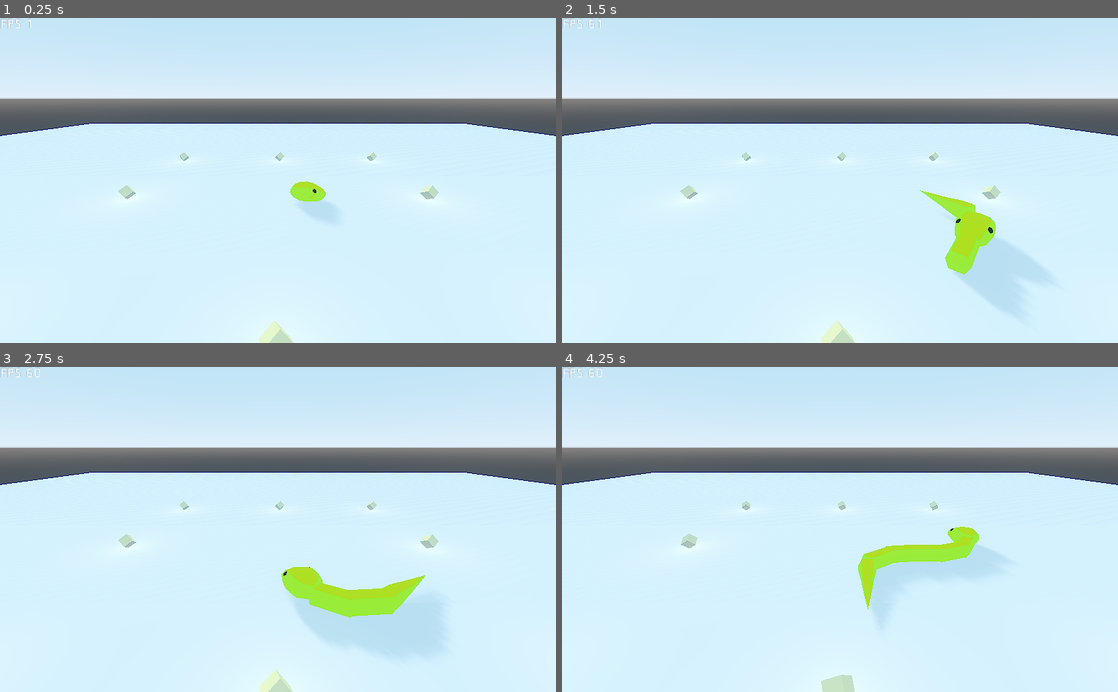
Above: before the commit, frames 1-4 (two rows, left to right).
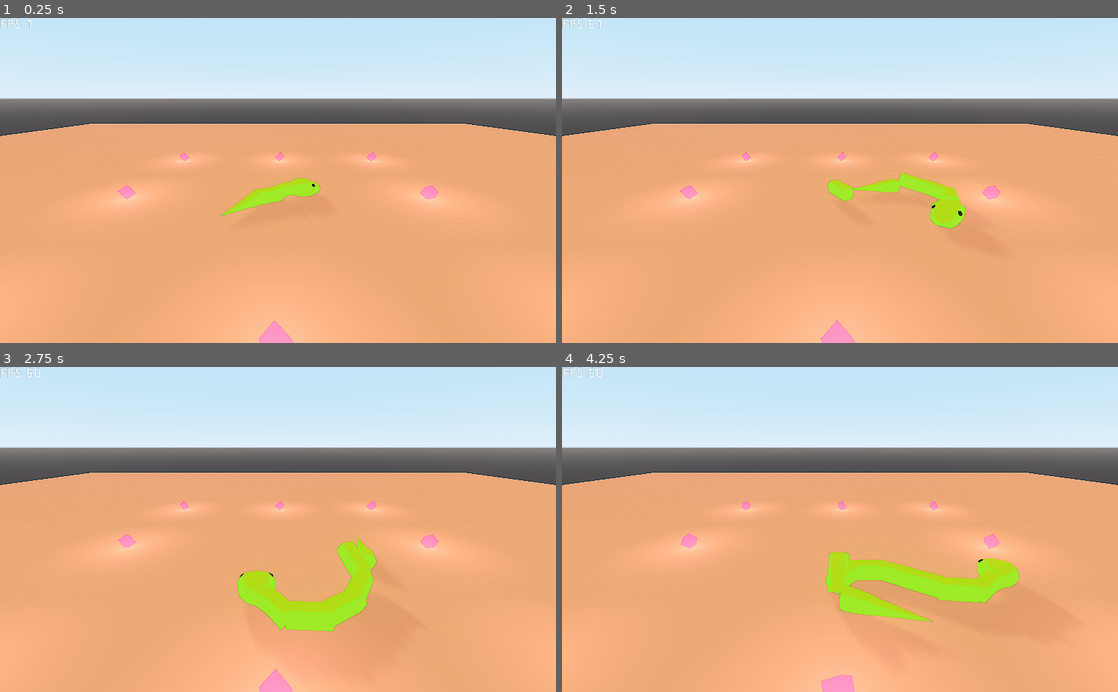
Above: after the commit, the same moments.

Repository: shinpansen/GodotSnake
Game: Godot game, scene res://Main.tscn
Same seed, same stepped clock (60 frames per second), same inputs: the game is played once before the commit and once after it.
Inputs:
- Up to frame 1 (0.25 s): no input
- Up to frame 2 (1.5 s): hold Right (ui_right) 0.53-1.28 s; tap Space (ui_space) at 0.6, 1.35 s; hold Down (ui_down) from 1.28 s (still down)
- Up to frame 3 (2.75 s): release Down (ui_down) at 2.03 s; hold Right (ui_right) from 2.03 s (still down); tap Space (ui_space) at 2.1 s
- Up to frame 4 (4.25 s): tap Space (ui_space) at 2.85, 3.6 s; release Right (ui_right) at 3.53 s; hold Left (ui_left) from 3.53 s (still down)

The runs differ from the first frame. In frame 1, 67% of the frame differs, in the area x 0-100%, y 32-100%; in frame 2, 67%; in frame 3, 67%; in frame 4, 67%.
Error in both runs: Invalid get index 'transform' (on base: 'null instance'). (res://Scripts/Spatial/camera.gd:11)

Commit message:
small refacto

Diff:
--- a/Main.tscn
+++ b/Main.tscn
@@ -6,6 +6,14 @@
 [ext_resource path="res://Scripts/Spatial/camera.gd" type="Script" id=4]
 
 [sub_resource type="CubeMesh" id=1]
+
+[sub_resource type="SpatialMaterial" id=4]
+albedo_color = Color( 0.760784, 0.603922, 0.333333, 1 )
+emission_enabled = true
+emission = Color( 0.431373, 0.0862745, 0.0862745, 1 )
+emission_energy = 3.06
+emission_operator = 0
+emission_on_uv2 = false
 
 [sub_resource type="BoxShape" id=3]
 
@@ -30,16 +38,17 @@
 layers = 4
 mesh = SubResource( 1 )
 skeleton = NodePath("../..")
+material/0 = SubResource( 4 )
 
 [node name="CollisionShape" type="CollisionShape" parent="Ground"]
 transform = Transform( 20, 0, 0, 0, 0.5, 0, 0, 0, 20, 0, -0.5, 0 )
 shape = SubResource( 3 )
 
 [node name="Snake" parent="." instance=ExtResource( 1 )]
-transform = Transform( -4.37114e-08, 0, 1, 0, 1, 0, -1, 0, -4.37114e-08, 0, 0, 0 )
+transform = Transform( -0.407183, 0, 0.913347, 0, 1, 0, -0.913347, 0, -0.407183, 0, 0, 0 )
 snake_speed = 8.0
-rotation_speed = 3.0
-bodies_gap = 0.8
+rotation_speed = 3.5
+bodies_gap = 0.78
 
 [node name="Pickups" type="Spatial" parent="."]
 
--- a/Pick Ups/Scenes/pickup_grow.tscn
+++ b/Pick Ups/Scenes/pickup_grow.tscn
@@ -6,7 +6,8 @@
 
 [sub_resource type="SpatialMaterial" id=2]
 flags_transparent = true
-albedo_color = Color( 1, 0.968627, 0.478431, 0.705882 )
+flags_unshaded = true
+albedo_color = Color( 1, 0, 0.843137, 0.529412 )
 
 [sub_resource type="SphereShape" id=3]
 
@@ -24,7 +25,7 @@
 
 [node name="OmniLight" type="OmniLight" parent="."]
 transform = Transform( 1, 0, 0, 0, 1, 0, 0, 0, 1, 0, 0.637534, 0 )
-light_color = Color( 1, 0.941176, 0, 1 )
-light_energy = 0.25
+light_color = Color( 1, 0.65098, 0.988235, 1 )
+light_energy = 2.0
 
 [connection signal="body_entered" from="." to="." method="_on_body_entered"]
--- a/Pick Ups/Scripts/pickup_base.gd
+++ b/Pick Ups/Scripts/pickup_base.gd
@@ -7,6 +7,6 @@
 
 
 func _on_body_entered(body):
-	if body.has_method("snake_add_new_body"):
-		body.snake_add_new_body(transform.origin)
+	if body.has_method("add_new_body"):
+		body.add_new_body(transform.origin)
 		queue_free()
--- a/Snake/Models/snake_skin.tres
+++ /dev/null
@@ -1,4 +0,0 @@
-[gd_resource type="SpatialMaterial" format=2]
-
-[resource]
-albedo_color = Color( 0.34902, 1, 0.756863, 1 )
--- a/Snake/Models/snake_skin_transparent.tres
+++ /dev/null
@@ -1,5 +0,0 @@
-[gd_resource type="SpatialMaterial" format=2]
-
-[resource]
-flags_transparent = true
-albedo_color = Color( 0.34902, 1, 0.756863, 0.392157 )
--- a/Snake/Scenes/snake_body.tscn
+++ b/Snake/Scenes/snake_body.tscn
@@ -1,10 +1,7 @@
-[gd_scene load_steps=6 format=2]
+[gd_scene load_steps=4 format=2]
 
-[ext_resource path="res://Snake/Models/snake_skin.tres" type="Material" id=1]
 [ext_resource path="res://Snake/Scripts/snake_body.gd" type="Script" id=2]
 [ext_resource path="res://Snake/Assets/InheritedScenes/snake_body.tscn" type="PackedScene" id=3]
-
-[sub_resource type="CubeMesh" id=1]
 
 [sub_resource type="BoxShape" id=4]
 
@@ -13,18 +10,12 @@
 collision_mask = 0
 script = ExtResource( 2 )
 
-[node name="MeshInstance" type="MeshInstance" parent="."]
-transform = Transform( -4.37114e-08, 0, 0.8, 0, 0.4, 0, -1, 0, -3.49691e-08, 0, 0.4, 0 )
-visible = false
-mesh = SubResource( 1 )
-material/0 = ExtResource( 1 )
-
 [node name="Area" type="Area" parent="."]
-transform = Transform( 0.6, 0, 0, 0, 1, 0, 0, 0, 0.9, 0, 0.4, 0 )
+transform = Transform( 0.6, 0, 0, 0, 1, 0, 0, 0, 0.85, 0, 0.410374, 0 )
 
 [node name="CollisionShape" type="CollisionShape" parent="Area"]
 transform = Transform( -4.37114e-08, 0, 0.8, 0, 0.4, 0, -1, 0, -3.49691e-08, 0, 0, 0 )
 shape = SubResource( 4 )
 
 [node name="Model" parent="." instance=ExtResource( 3 )]
-transform = Transform( 1, 0, 0, 0, 1, 0, 0, 0, 1, 0, 0.40915, 0.019179 )
+transform = Transform( -1, 0, -8.74228e-08, 0, 1, 0, 8.74228e-08, 0, -1, 0, 0.407461, 0.025 )
--- /dev/null
+++ b/Snake/Scenes/snake_body_first.tscn
@@ -0,0 +1,21 @@
+[gd_scene load_steps=4 format=2]
+
+[ext_resource path="res://Snake/Assets/InheritedScenes/snake_body_first.tscn" type="PackedScene" id=1]
+[ext_resource path="res://Snake/Scripts/snake_body.gd" type="Script" id=2]
+
+[sub_resource type="BoxShape" id=4]
+
+[node name="SnakeBody" type="KinematicBody"]
+collision_layer = 0
+collision_mask = 0
+script = ExtResource( 2 )
+
+[node name="Area" type="Area" parent="."]
+transform = Transform( 0.6, 0, 0, 0, 1, 0, 0, 0, 0.85, 0, 0.689221, 0 )
+
+[node name="CollisionShape" type="CollisionShape" parent="Area"]
+transform = Transform( -4.37114e-08, 0, 0.8, 0, 0.4, 0, -1, 0, -3.49691e-08, 0, -0.281292, 0.105296 )
+shape = SubResource( 4 )
+
+[node name="Model" parent="." instance=ExtResource( 1 )]
+transform = Transform( -1, 0, -8.74228e-08, -1.94993e-08, 0.974808, 0.223046, 8.52204e-08, 0.223046, -0.974808, 0, 0.54094, 0.104138 )
--- a/Snake/Scenes/snake_head.tscn
+++ b/Snake/Scenes/snake_head.tscn
@@ -1,6 +1,5 @@
-[gd_scene load_steps=8 format=2]
+[gd_scene load_steps=6 format=2]
 
-[ext_resource path="res://Snake/Models/snake_skin.tres" type="Material" id=1]
 [ext_resource path="res://Snake/Scripts/snake_head.gd" type="Script" id=2]
 [ext_resource path="res://Snake/Assets/InheritedScenes/snake_head.tscn" type="PackedScene" id=3]
 
@@ -10,8 +9,6 @@
 albedo_color = Color( 0.917647, 0.603922, 0.87451, 1 )
 
 [sub_resource type="BoxShape" id=1]
-
-[sub_resource type="CubeMesh" id=7]
 
 [node name="Snake" type="KinematicBody"]
 script = ExtResource( 2 )
@@ -36,11 +33,5 @@
 transform = Transform( -2.62268e-08, 0, 1, 0, 0.5, 0, -0.6, 0, -4.37114e-08, 0, 0.5, 0.6 )
 shape = SubResource( 1 )
 
-[node name="MeshInstance" type="MeshInstance" parent="."]
-transform = Transform( 1, 0, 0, 0, 0.5, 0, 0, 0, 1, 0, 0.5, 0 )
-visible = false
-mesh = SubResource( 7 )
-material/0 = ExtResource( 1 )
-
 [node name="Model" parent="." instance=ExtResource( 3 )]
 transform = Transform( 1, 0, 0, 0, 1, 0, 0, 0, 1, 0, 0.567217, 0 )
--- a/Snake/Scenes/snake_tail.tscn
+++ b/Snake/Scenes/snake_tail.tscn
@@ -1,22 +1,12 @@
-[gd_scene load_steps=5 format=2]
+[gd_scene load_steps=3 format=2]
 
-[ext_resource path="res://Snake/Models/snake_skin.tres" type="Material" id=1]
 [ext_resource path="res://Snake/Scripts/snake_body.gd" type="Script" id=2]
 [ext_resource path="res://Snake/Assets/InheritedScenes/snake_tail.tscn" type="PackedScene" id=3]
 
-[sub_resource type="PrismMesh" id=5]
-
 [node name="SnakeTail" type="KinematicBody"]
-transform = Transform( 1, 0, 0, 0, 1, 0, 0, 0, 1, 0, 0.362183, 0 )
 collision_layer = 0
 collision_mask = 0
 script = ExtResource( 2 )
 
-[node name="MeshInstance" type="MeshInstance" parent="."]
-transform = Transform( -0.8, 8.74228e-08, 1.52855e-15, 0, -4.37114e-08, 0.4, 6.99382e-08, 1, 1.74846e-08, 0, 0.4, 0 )
-visible = false
-mesh = SubResource( 5 )
-material/0 = ExtResource( 1 )
-
 [node name="Model" parent="." instance=ExtResource( 3 )]
-transform = Transform( -1, 0, -8.74228e-08, 0, 1, 0, 8.74228e-08, 0, -1, 0, 0.335487, 0 )
+transform = Transform( -1, 0, -8.74228e-08, 0, 1, 0, 8.74228e-08, 0, -1, 0, 0.368, 0 )
--- a/Snake/Scripts/snake.gd
+++ /dev/null
@@ -1,86 +0,0 @@
-class_name SnakeComponent
-extends KinematicBody
-
-export (PackedScene) var SnakeHead
-export (PackedScene) var SnakeBody
-
-var _bodies_list = []
-var _positions_history = []
-var _nb_bodies: int = 1
-var _bodies_distance: float = 2.5
-var _rotation_speed: float = 4
-var _moving_speed: float = 10
-var _tick_count: int = 0
-var _tick_time: float = 1000/60
-
-onready var _tick_start: int = OS.get_ticks_msec()
-onready var _main_node: Spatial = get_tree().root.get_child(0)
-
-
-func test_si_c_bien():
-	print("est ce que le gdscript c'est pas si mal finalement ?")
-
-func _ready():
-	self.add_child(SnakeHead.instance())
-	pass
-
-func _physics_process(delta):
-	#delta
-	if Input.is_action_pressed("ui_down"):
-		delta /= 4
-
-	#Tick
-	_tick_count = OS.get_ticks_msec() - _tick_start
-
-	#Bodies init
-	if _bodies_list.size() < _nb_bodies:
-		for n in range(_bodies_list.size(), _nb_bodies):
-			pass
-#			_snake_body.SnakeHead = SnakeHead
-#			_snake_body.transform.origin = Vector3(-1, 0, -1)
-#			_main_node.add_child(_snake_body)
-#			_bodies_list.append(SnakeBody.instance())
-#			_main_node.add_child(_bodies_list[n])
-
-	#Rotation
-	var input_h = Input.get_action_strength("ui_left") - Input.get_action_strength("ui_right")
-	if input_h != 0:
-		rotate(Vector3(0, input_h, 0).normalized(), _rotation_speed * delta)
-
-	#Adding body
-	if Input.is_action_just_pressed("ui_space"):
-		_nb_bodies += 1
-
-	#Tick
-	if _tick_count >= _tick_time:
-		_tick_count = 0
-		_tick_start = OS.get_ticks_msec()
-		_positions_history.push_front(transform)
-
-	#Moving head
-	move_and_collide(transform.basis.x * _moving_speed * delta)
-	return
-	#Moving bodies
-	var index: int = 1
-	for n in _bodies_list.size():
-		var pos: Transform
-		var pos_previous: Transform
-		var dist: float = 0
-		while (index < _positions_history.size() and dist < _bodies_distance):
-			pos_previous = _positions_history[index-1]
-			pos = _positions_history[index]
-			dist += pos_previous.origin.distance_to(pos.origin)
-			index += 1
-
-		if dist > _bodies_distance:
-			var dist_ratio: float = (dist - _bodies_distance) / abs(pos_previous.origin.distance_to(pos.origin))
-			pos.origin = pos.origin.move_toward(pos_previous.origin, dist_ratio)
-
-		var to_target = Vector3(pos.origin - _bodies_list[n].transform.origin)
-		_bodies_list[n].transform = _bodies_list[n].transform.looking_at(pos.origin, Vector3.UP)
-		_bodies_list[n].move_and_collide(to_target * _moving_speed * 1.5 * delta)
-#		_bodies_list[n].transform.origin = pos.origin
-#		_bodies_list[n].transform.basis = pos.basis
-
-	#Clearing position history
-	_positions_history.pop_at(index)
--- a/Snake/Scripts/snake_body.gd
+++ b/Snake/Scripts/snake_body.gd
@@ -1,9 +1,8 @@
 class_name SnakeBody extends SnakeBase
 
-export(Resource) var parent_body
+var parent_body: SnakeBase = null
 var temp_body: SnakeBase = null
 var distance_to_parent: float = 2
-var n: String = ""
 
 var _start_position: Vector3
 var _start_animation_finised: bool = false
@@ -12,13 +11,12 @@
 var _stepping_back_init_pos: Vector3
 
 
-func init(start_pos: Vector3, parent: SnakeBase, gap: float, play_animation, na):
+func init(start_pos: Vector3, parent: SnakeBase, gap: float, play_animation):
 	transform.origin = start_pos
 	parent_body = parent
 	distance_to_parent = gap
 	_start_position = start_pos
 	_start_animation_finised = !play_animation
-	n = na
 
 
 func has_finished_animation(pos: Vector3) -> bool:
@@ -61,7 +59,7 @@
 func _play_stepping_back_animation(delta):
 	var dist = transform.origin.distance_to(_stepping_back_init_pos)
 	if dist < _stepping_back_dist:
-		move_and_collide(transform.basis.z * moving_speed / 1.5 * delta)
+		move_and_collide(transform.basis.z * moving_speed * delta)
 	else:
 		_stepping_back = false
 
@@ -81,10 +79,11 @@
 		var dist_ratio: float = (dist - distance_to_parent) / abs(pos_previous.origin.distance_to(pos.origin))
 		pos.origin = pos.origin.move_toward(pos_previous.origin, dist_ratio)
 
-	var look_at_vector = Vector3(pos.origin.x, transform.origin.y, pos.origin.z)
-	transform = transform.looking_at(look_at_vector, Vector3.UP)
+#	var look_at_vector = Vector3(pos.origin.x, transform.origin.y, pos.origin.z)
+#	transform = transform.looking_at(look_at_vector, Vector3.UP)
 	var to_target = Vector3(pos.origin - transform.origin)
 	move_and_collide(to_target * moving_speed * delta)
+	look_at(pos.origin, Vector3.UP)
 
 	#Clearing position history
 	parent_body.positions_history.pop_at(i)
@@ -94,5 +93,6 @@
 	if (temp_body != null and temp_body.has_finished_animation(transform.origin)):
 		var mesh = node_tools.get_node_type(get_children(), MeshInstance)
 #		mesh.set_surface_material(0, materials[0])
+		get_node("Model").visible = true
 		temp_body.queue_free()
 		temp_body = null
--- a/Snake/Scripts/snake_head.gd
+++ b/Snake/Scripts/snake_head.gd
@@ -3,9 +3,11 @@
 export(float, 1, 50) var snake_speed = 10
 export(float, 1, 10) var rotation_speed = 4
 export(float, 0, 20) var bodies_gap = 2
+export(int, 0, 20) var nb_bodies = 2
 
 const parts_scenes: Array = [
 	preload("res://Snake/Scenes/snake_tail.tscn"),
+	preload("res://Snake/Scenes/snake_body_first.tscn"),
 	preload("res://Snake/Scenes/snake_body.tscn"),
 ]
 
@@ -13,48 +15,65 @@
 var _bodies_list = []
 
 
+func add_new_body(pos: Vector3, anim: bool = true):
+	if _snake_tail == null:
+		_snake_tail = _get_new_body(pos, anim, true)
+		root.add_child(_snake_tail)
+	else:
+		var tra = _get_last_body().transform
+		var snake_body = _get_new_body(tra.origin + tra.basis.z * 3 if anim else pos, false, !anim)
+		_snake_tail.parent_body = snake_body
+		_snake_tail.step_back(bodies_gap)
+		if anim:
+			var temp_body = _get_new_body(pos, true, true)
+			snake_body.temp_body = temp_body
+			root.add_child(temp_body)
+		_bodies_list.append(snake_body)
+		root.add_child(snake_body)
+
+
 func _ready():
 	moving_speed = snake_speed
 
 
 func _physics_process(delta):
+	_init_snake()
+	_handle_inputs(delta)
+	move_and_collide(transform.basis.z * moving_speed * delta)
 
+	#TEST
 	if Input.is_action_pressed("ui_down"):
 		delta /= 4
+	if Input.is_action_just_pressed("ui_space"):
+		add_new_body(Vector3.ZERO)
 
-	move_and_collide(transform.basis.z * moving_speed * delta)
 
+func _init_snake():
+	if _snake_tail != null:
+		return
+	add_new_body(transform.origin - transform.basis.z * bodies_gap * (nb_bodies+1), false) #Tail
+	for i in range(0, nb_bodies):
+		add_new_body(transform.origin - transform.basis.z * bodies_gap * (i+1), false)
+
+
+func _handle_inputs(delta):
 	var input_h = Input.get_action_strength("ui_left") - Input.get_action_strength("ui_right")
 	if input_h != 0:
 		rotate(Vector3.UP * input_h, rotation_speed * delta)
 
-	#test
-	if Input.is_action_just_pressed("ui_space"):
-		snake_add_new_body(Vector3.ZERO)
+
+func _get_new_body(pos: Vector3, animation: bool, visible: bool) -> Node:
+	var scene = parts_scenes[_get_new_body_scene_id()].instance()
+	scene.get_node("Model").visible = visible
+	scene.init(pos, _get_last_body(), bodies_gap, animation)
+	return scene
 
 
-func snake_add_new_body(pos: Vector3):
-	if _snake_tail == null:
-		_snake_tail = get_new_body(pos, true, true, false)
-		root.add_child(_snake_tail)
-	else:
-		var tra = get_last_body().transform
-		var snake_body = get_new_body(tra.origin + tra.basis.z * 3, false, false, true)
-#		var temp_body = get_new_body(pos, true, false, false)
-#		snake_body.temp_body = temp_body
-		_bodies_list.append(snake_body)
-		_snake_tail.parent_body = snake_body
-		_snake_tail.step_back(bodies_gap)
-		root.add_child(snake_body)
-#		root.add_child(temp_body)
+func _get_last_body() -> SnakeBody:
+	return _bodies_list[_bodies_list.size()-1] if _bodies_list.size() else self
 
 
-func get_new_body(pos: Vector3, animation: bool, tail: bool, transparent: bool) -> Node:
-	var scene = parts_scenes[0].instance() if tail else parts_scenes[1].instance()
-#	var material = materials[1] if transparent else materials[0]
-#	node_tools.get_node_type(scene.get_children(), MeshInstance).set_surface_material(0, material)
-	scene.init(pos, get_last_body(), bodies_gap, animation, "")
-	return scene
-
-func get_last_body() -> SnakeBody:
-	return _bodies_list[_bodies_list.size()-1] if _bodies_list.size() else self
+func _get_new_body_scene_id() -> int:
+	if _snake_tail != null:
+		return 1 if _bodies_list.size() == 0 else 2
+	return 0
--- a/project.godot
+++ b/project.godot
@@ -24,11 +24,6 @@
 "language": "GDScript",
 "path": "res://Snake/Scripts/snake_body.gd"
 }, {
-"base": "KinematicBody",
-"class": "SnakeComponent",
-"language": "GDScript",
-"path": "res://Snake/Scripts/snake.gd"
-}, {
 "base": "SnakeBase",
 "class": "SnakeHead",
 "language": "GDScript",
@@ -43,7 +38,6 @@
 "PickupBase": "",
 "SnakeBase": "",
 "SnakeBody": "",
-"SnakeComponent": "",
 "SnakeHead": "",
 "Ticker": ""
 }
Not shown: 1 places in Main.tscn that only renumber resources
